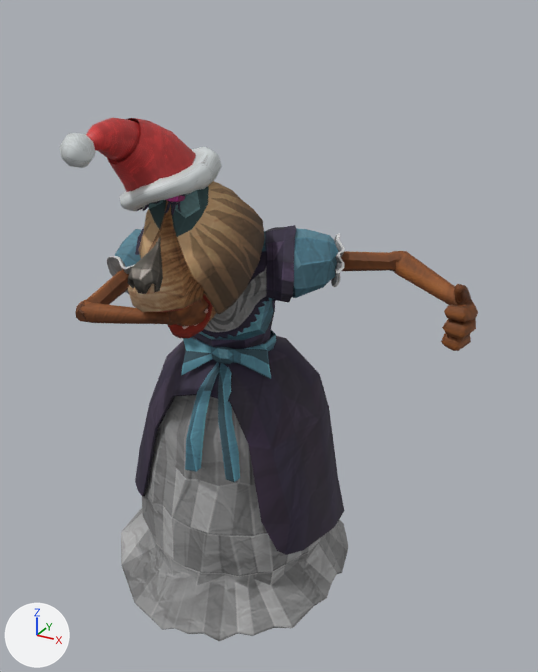
Two versions of the FBX model src/rawassets/overlays/santa/anims/lady_mandrill_eat.fbx, one commit apart.
Both versions are drawn from a 50 mm lens placed at (1.289, -2.103, 2.079), pointed at (0.187, -0.099, 1.077). Every picture has the same lights, and +X, +Y and +Z are marked at lower left. Where no turn or scale is listed for an object, it has been applied to the vertices.

In view in the first picture: 'lady_mandrill_rig2:Lady_Mandrill_Arm_R', 'lady_mandrill_rig2:Lady_Mandrill_Hand_L', 'lady_mandrill_rig2:Lady_Mandrill_Head', 'lady_mandrill_rig2:Lady_Mandrill_Upperarm_L', 'lady_mandrill_rig2:Lady_Mandrill_Upperarm_R', 'lady_mandrill_rig2:Lady_Mandrill_Whitedress', 'lady_mandrill_rig2:Lady_Mandrill_ribbon1', 'lady_mandrill_rig2:Lady_Mandrill_upper_Body', 'lady_mandrill_rig2:hat_base', 'lady_mandrill_rig2:hat_brim', 'lady_mandrill_rig2:hat_top', 'lady_mandrill_rig2:polySurface5'.
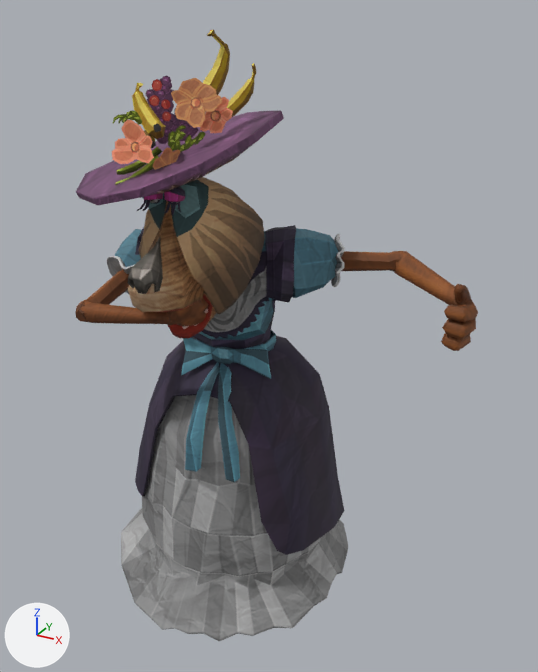
Changed parts and their boxes (x1, y1, x2, y2) in the pictures (538 x 672 px):
'lady_mandrill_rig2:Lady_Mandrill_hatfruit', added (brown): after (112, 30, 257, 185)
'lady_mandrill_rig2:Lady_Mandrill_hat', added (purple): after (76, 110, 284, 205)
'lady_mandrill_rig2:hat_base', deleted (red): before (107, 118, 196, 192)
'lady_mandrill_rig2:hat_top', deleted: before (60, 117, 141, 168)
'lady_mandrill_rig2:hat_brim', deleted: before (120, 147, 222, 211)

Edits to the bpy script that builds the scene:
```text
Add me_mesh_009_1:
    me_mesh_009_1.from_pydata(...)  # 38 vertices, 48 faces; spans x -0.312..0.316, y -0.376..0.15, z -0.102..0.148
    me_mesh_009_1.materials.append(mat_lady_mandrill_rig2_blinn2)  # picture img_lady_mandrill_d_tga
Add me_mesh_008_1:
    me_mesh_008_1.from_pydata(...)  # 365 vertices, 282 faces; spans x -0.134..0.172, y -0.28..0.008, z -0.151..0.255
    me_mesh_008_1.materials.append(mat_lady_mandrill_rig2_blinn2)  # picture img_lady_mandrill_d_tga
Remove ob_lady_mandrill_rig2_hat_base:
    ob_lady_mandrill_rig2_hat_base = bpy.data.objects.new('lady_mandrill_rig2:hat_base', me_mesh_008)
    ob_lady_mandrill_rig2_hat_base.location = (-0.031, -0.319, 1.627)
Remove ob_lady_mandrill_rig2_hat_brim:
    ob_lady_mandrill_rig2_hat_brim = bpy.data.objects.new('lady_mandrill_rig2:hat_brim', me_mesh_010)
    ob_lady_mandrill_rig2_hat_brim.location = (-0.031, -0.319, 1.627)
Remove ob_lady_mandrill_rig2_hat_top:
    ob_lady_mandrill_rig2_hat_top = bpy.data.objects.new('lady_mandrill_rig2:hat_top', me_mesh_009)
    ob_lady_mandrill_rig2_hat_top.location = (-0.09, -0.443, 1.745)
Add ob_lady_mandrill_rig2_lady_mandrill_hat:
    ob_lady_mandrill_rig2_lady_mandrill_hat = bpy.data.objects.new('lady_mandrill_rig2:Lady_Mandrill_hat', me_mesh_009_1)
    ob_lady_mandrill_rig2_lady_mandrill_hat.location = (-0.038, -0.184, 1.667)
Add ob_lady_mandrill_rig2_lady_mandrill_hatfruit:
    ob_lady_mandrill_rig2_lady_mandrill_hatfruit = bpy.data.objects.new('lady_mandrill_rig2:Lady_Mandrill_hatfruit', me_mesh_008_1)
    ob_lady_mandrill_rig2_lady_mandrill_hatfruit.location = (0.044, -0.226, 1.774)
```
